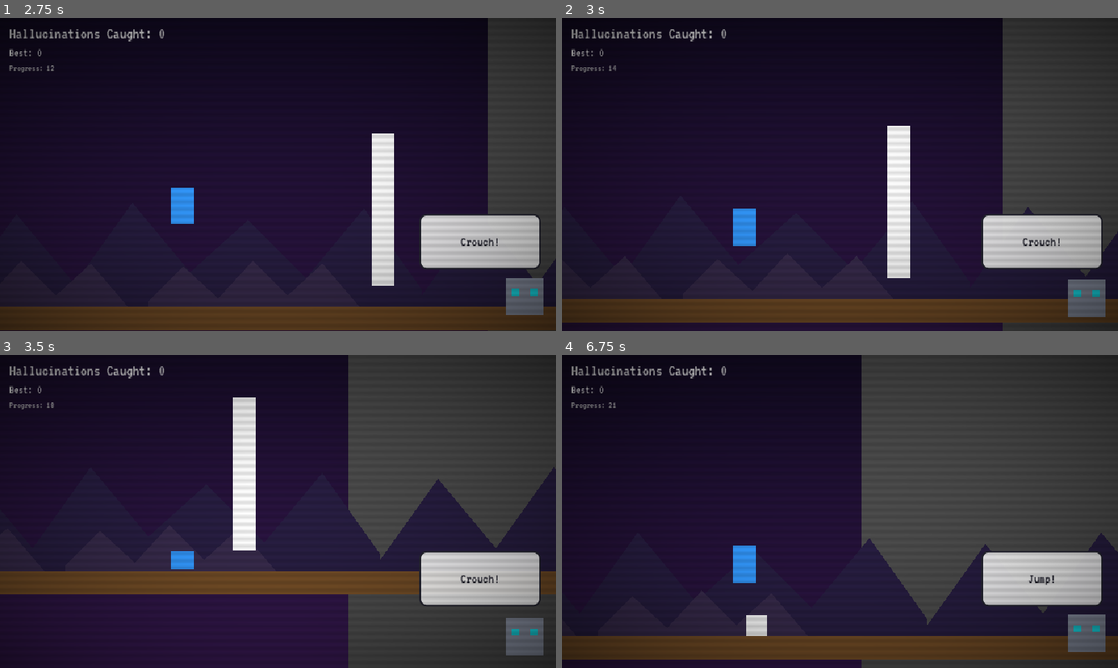
Above: before the commit, frames 1-4 (two rows, left to right).
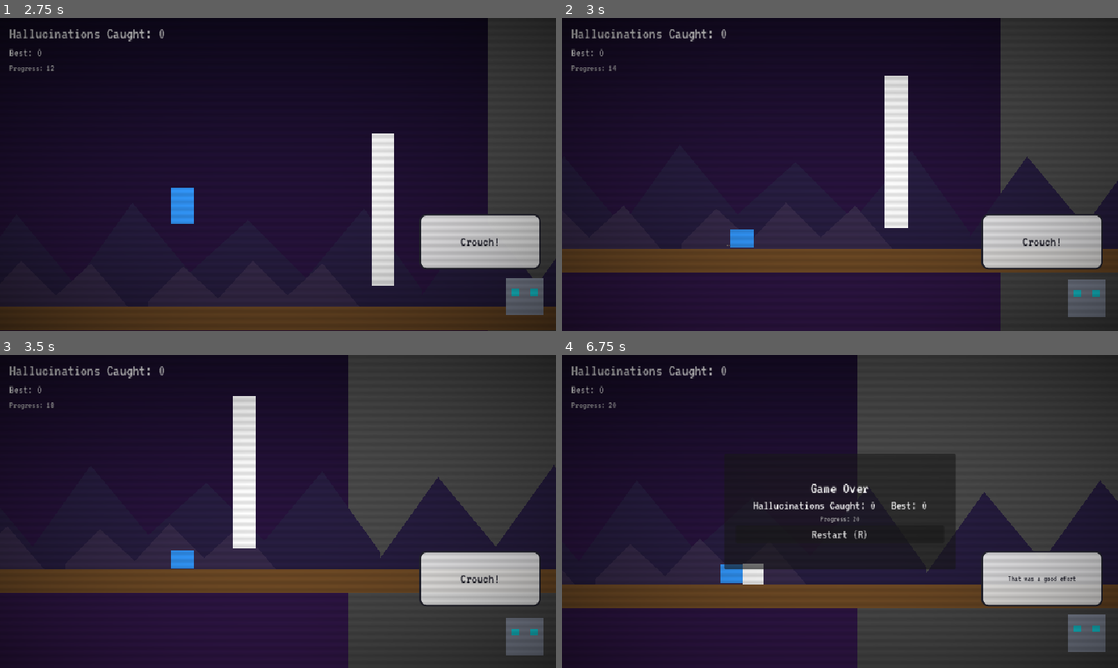
Above: after the commit, the same moments.

Repository: anamarta49/with-a-little-help-from-my-bot-friend
Game: Godot game, scene res://scenes/Intro.tscn
The game is run twice, just before and just after one commit, with the same random seed, the same clock (stepped at 60 frames per second) and the same inputs.
Inputs:
- Up to frame 1 (2.75 s): tap Enter (ui_accept) at 0.5 s; hold Down (crouch) 0.53-1.25 s; tap Space (jump) at 0.77, 2.27 s; click "Yes" at 1.25 s; tap Down (crouch) at 2.1 s
- Up to frame 2 (3 s): hold Down (crouch) from 2.78 s (still down)
- Up to frame 3 (3.5 s): keep holding Down (crouch)
- Up to frame 4 (6.75 s): release Down (crouch) at 3.53 s; tap Down (crouch) at 3.6, 5.85 s; tap Space (jump) at 3.77, 5.27, 6.02 s; click "Restart (R)" at 4.25 s; hold Down (crouch) 5.03-5.78 s; hold Down (crouch) from 6.53 s (still down)

Frame 1 is identical in both runs. In frame 2, 18% of the frame differs, in the area x 0-100%, y 0-100%; in frame 3, 1.1%; in frame 4, 28%.

Commit message:
change speed increase

Diff:
--- a/scripts/Player.gd
+++ b/scripts/Player.gd
@@ -6,6 +6,8 @@
 @export var run_speed: float = 320.0
 @export var jump_velocity: float = -620.0
 @export var fall_death_y: float = 500.0
+## Instant downward speed applied when crouch is pressed mid-air (fast-fall slam).
+@export var fast_fall_speed: float = 1700.0
 
 ## Speed ramp: every SPEED_STAGE_INTERVAL progress points the run speed steps
 ## up, with each step smaller than the last as it approaches SPEED_CAP --
@@ -76,6 +78,10 @@
 		velocity.y = jump_velocity
 		_play_jump_stretch()
 
+	if not is_on_floor() and Input.is_action_just_pressed("crouch") and velocity.y < fast_fall_speed:
+		velocity.y = fast_fall_speed
+		_play_fast_fall_stretch()
+
 	var wants_crouch := Input.is_action_pressed("crouch") and is_on_floor()
 	if wants_crouch != is_crouching:
 		_set_crouch(wants_crouch)
@@ -140,6 +146,14 @@
 		.set_trans(Tween.TRANS_SINE).set_ease(Tween.EASE_OUT)
 	_squash_tween.tween_property(visual, "scale", Vector2.ONE, 0.18) \
 		.set_trans(Tween.TRANS_ELASTIC).set_ease(Tween.EASE_OUT)
+
+func _play_fast_fall_stretch() -> void:
+	if _squash_tween and _squash_tween.is_valid():
+		_squash_tween.kill()
+	visual.pivot_offset = Vector2(20, 0)
+	_squash_tween = create_tween()
+	_squash_tween.tween_property(visual, "scale", Vector2(0.7, 1.35), 0.1) \
+		.set_trans(Tween.TRANS_SINE).set_ease(Tween.EASE_OUT)
 
 func _play_landing() -> void:
 	land_burst.restart()
